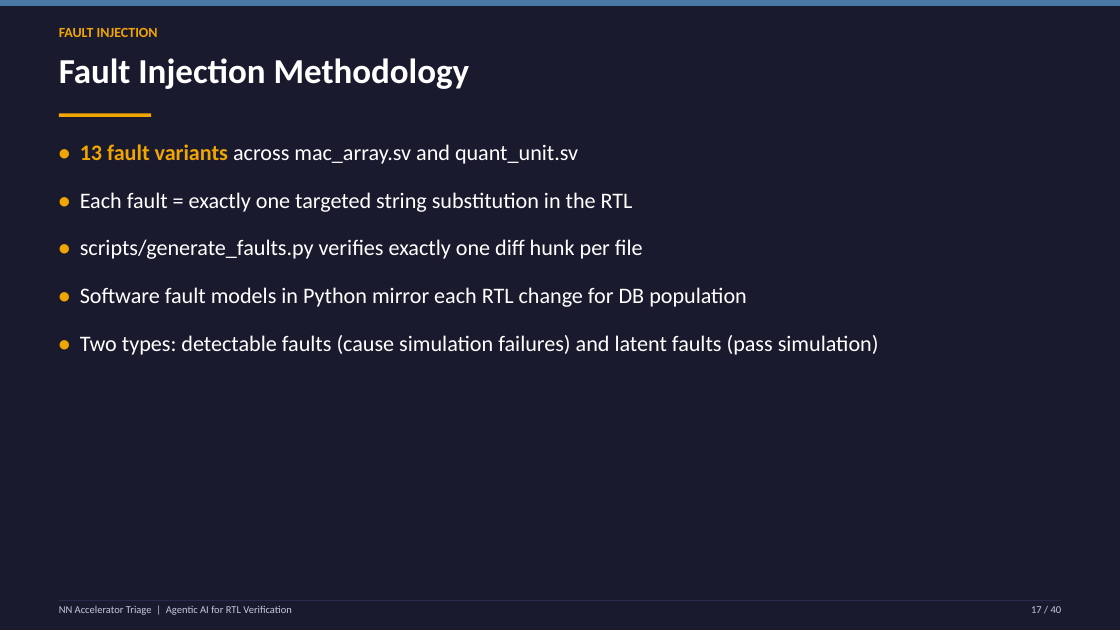
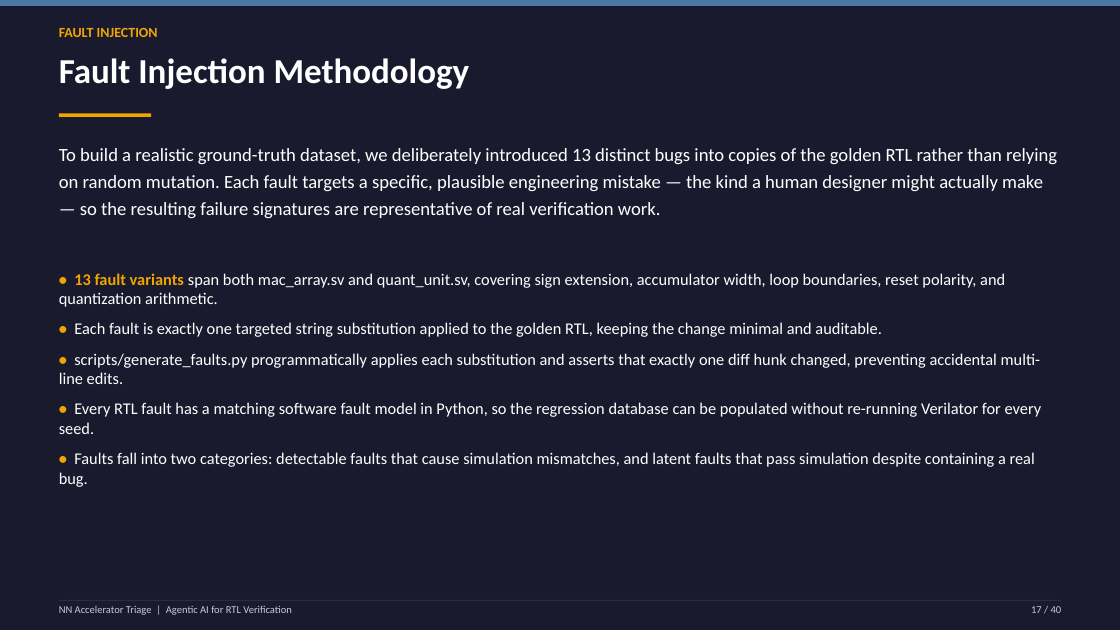
Before and after one commit to Sumedh350/nn-accel-triage, a slide deck: slide 17 of reports/nn_accel_triage_presentation.pptx. Drawn at 1120x630 pixels with LibreOffice and Linux fonts; fonts in the diff are those of the drawing. Boxes give left, top, right and bottom in pixels: in the first picture for what was removed or moved away, otherwise in the second. Text is boxed around its words. In the diff, an @@ line names an element or a change of style, - is before the commit and + after.

```diff
--- a/reports/nn_accel_triage_presentation.pptx
+++ b/reports/nn_accel_triage_presentation.pptx
@@ text added at box(59, 148, 1057, 218), 16 pt, text #FFFFFF @@
+To build a realistic ground-truth dataset, we deliberately introduced 13 distinct bugs into copies of the golden RTL rather than relying on random mutation. Each fault targets a specific, plausible engineering mistake — the kind a human designer might actually make — so the resulting failure signatures are representative of real verification work.
@@ text at box(59, 273, 1042, 487): text changed; size 19 to 14 pt @@
-• 13 fault variants across mac_array.sv and quant_unit.sv
-• Each fault = exactly one targeted string substitution in the RTL
-• scripts/generate_faults.py verifies exactly one diff hunk per file
-• Software fault models in Python mirror each RTL change for DB population
-• Two types: detectable faults (cause simulation failures) and latent faults (pass simulation)
+• 13 fault variants span both mac_array.sv and quant_unit.sv, covering sign extension, accumulator width, loop boundaries, reset polarity, and quantization arithmetic.
+• Each fault is exactly one targeted string substitution applied to the golden RTL, keeping the change minimal and auditable.
+• scripts/generate_faults.py programmatically applies each substitution and asserts that exactly one diff hunk changed, preventing accidental multi-line edits.
+• Every RTL fault has a matching software fault model in Python, so the regression database can be populated without re-running Verilator for every seed.
+• Faults fall into two categories: detectable faults that cause simulation mismatches, and latent faults that pass simulation despite containing a real bug.
```
Also in this commit, not shown: 36 other slides changed.
